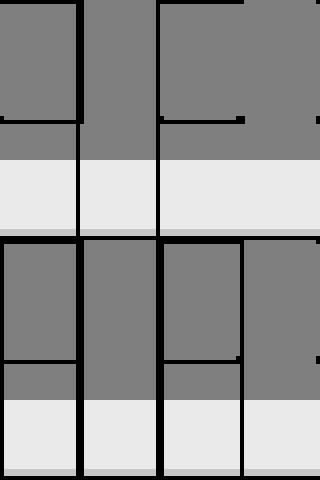
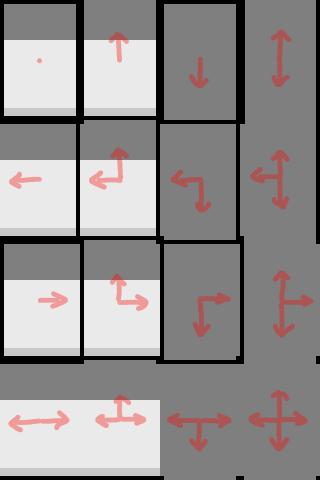
Two versions of the same layered image (320x480). Layer-by-layer changes:
showed "颜料图层 5", painted on it over [0, 0, 320, 480]
painted on "颜料图层 4" over [0, 0, 320, 480]
painted on "颜料图层 1" over [0, 0, 320, 480]
painted on "颜料图层 2" over [0, 0, 320, 480]
painted on "背景" over [0, 0, 320, 480]
